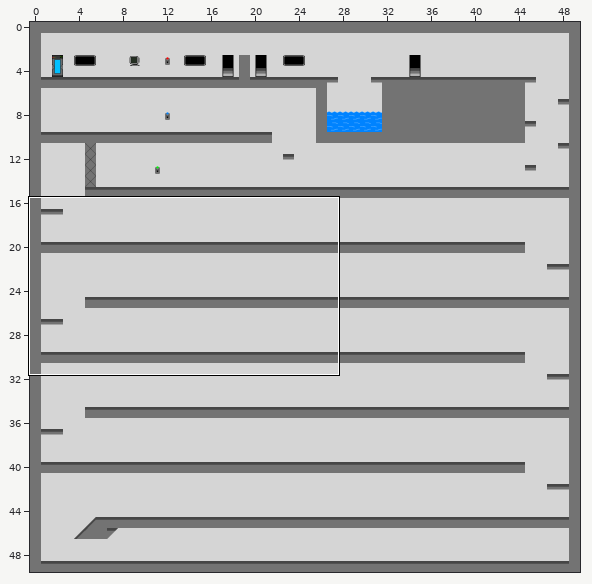
Tiled map -- proto_map2.tmx. The picture above shows the old version from afar; the outline marks the close-up.
Close-up. Before the commit:
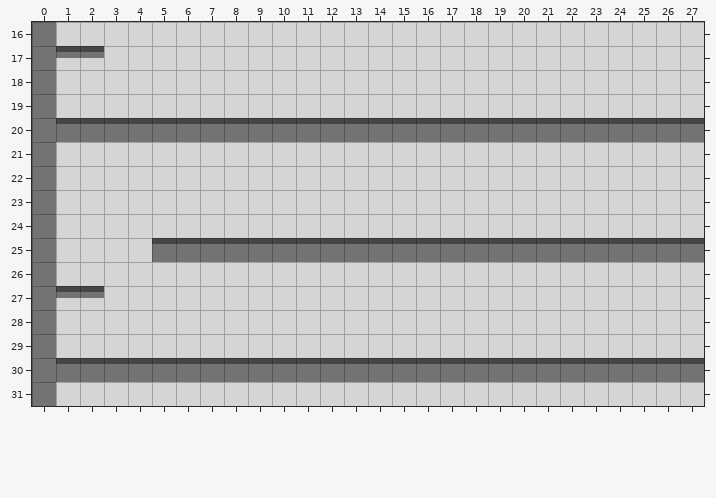
Cells are 128x128 px. Shown: x 0..27, y 16..31. The commit also changed other parts of the map, which this record leaves out.
The same view after the edit:
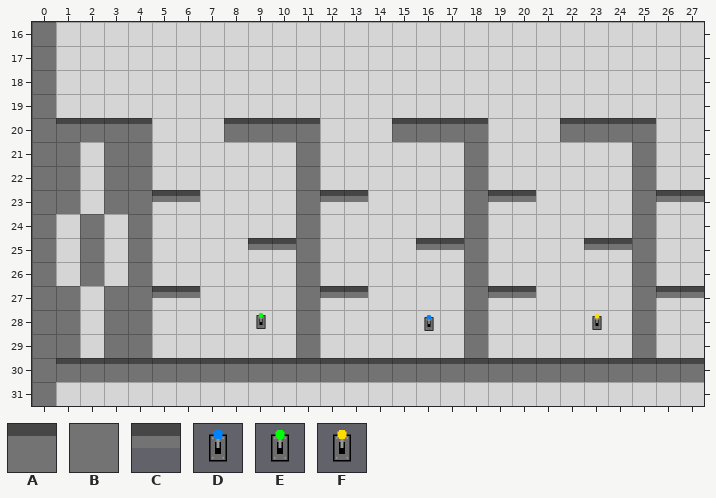
Key: from "Bunker_tiles": A 14 "placeholder_basic_platfo", B 20 "placeholder_light_tile", C 22 "placeholder_thin_platfor", D 36 "lever_blue_up", E 38 "lever_green_up", F 42 "lever_yellow_up".
_ is an empty cell.
Objects are placed by their top-left corner, in cells (3,4 is the top-left corner of cell 3,4); size is 1x1 cell unless given.
Edits made:
Layer "Levers":
added: E "green2" at 9,28
added: F "yellow2" at 23,28
added: D "blue2" at 16,28.1
Layer "Platforms":
y 17: x 1..2 CC -> __
y 20: x 5..7 AAA -> ___; x 12..14 AAA -> ___; x 19..21 AAA -> ___; x 26..27 AA -> __
y 21..22: x 1 _ -> B; x 3..4 __ -> BB; x 11 _ -> B; x 18 _ -> B; x 25 _ -> B
y 23: x 1 _ -> B; x 3..6 ____ -> BBCC; x 11..13 ___ -> BCC; x 18..20 ___ -> BCC; x 25..27 ___ -> BCC
y 24: x 2 _ -> B; x 4 _ -> B; x 11 _ -> B; x 18 _ -> B; x 25 _ -> B
y 25: x 2 _ -> B; x 4..27 _AAAAAAAAAAAAAAAAAAAAAAA -> B____CCB____CCB____CCB__
y 26: x 2 _ -> B; x 4 _ -> B; x 11 _ -> B; x 18 _ -> B; x 25 _ -> B
y 27: x 1..6 CC____ -> B_BBCC; x 11..13 ___ -> BCC; x 18..20 ___ -> BCC; x 25..27 ___ -> BCC
y 28..29: x 1 _ -> B; x 3..4 __ -> BB; x 11 _ -> B; x 18 _ -> B; x 25 _ -> B
